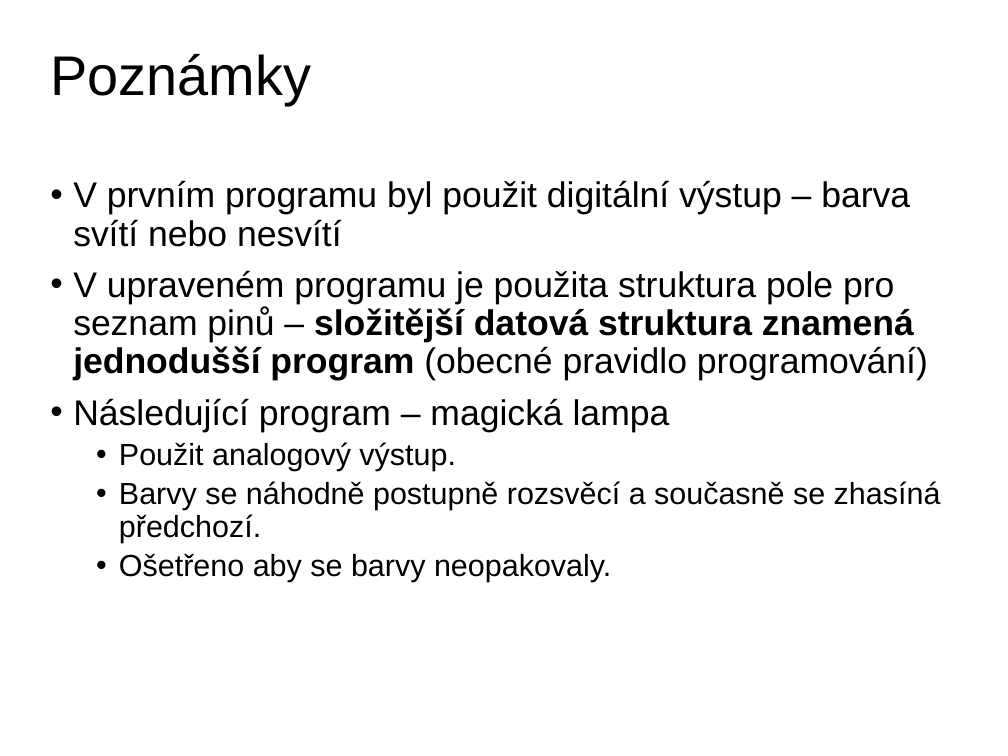
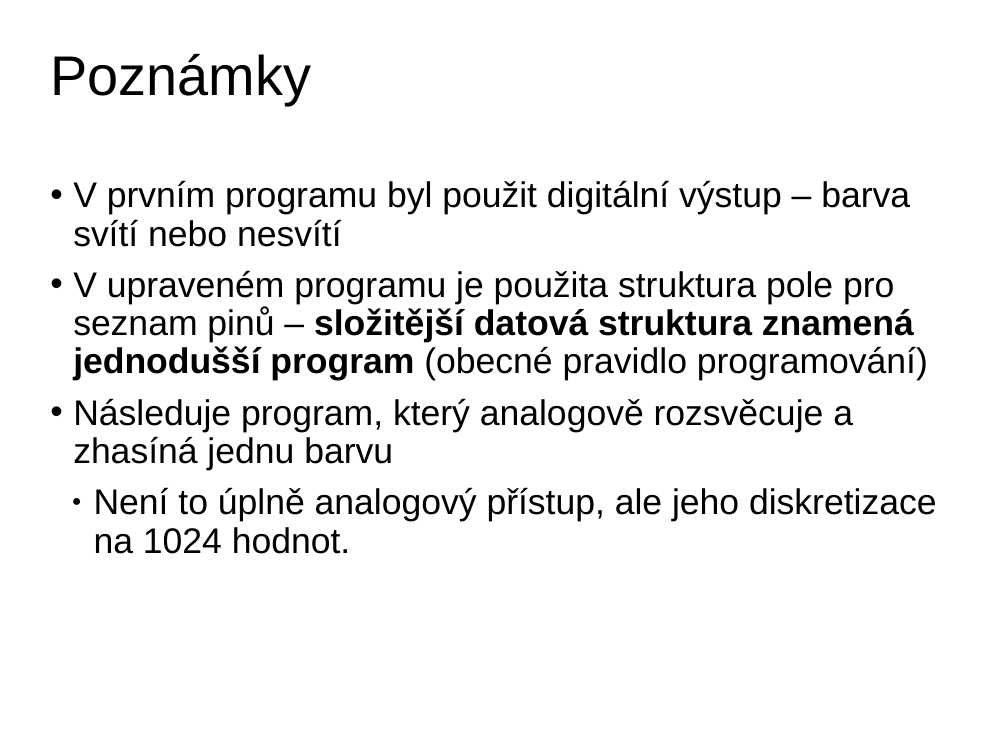
Before and after one commit to jipech/PRIM-microbit, a slide deck: slide 7 of 06-Periferie/01_Pro_ucitele/Prezentace/61-periferie-tribarevna_dioda.pptx. Drawn at 1008x756 pixels with LibreOffice and Linux fonts; fonts in the diff are those of the drawing; background and template pictures are left out. Boxes give left, top, right and bottom in pixels: in the first picture for what was removed or moved away, otherwise in the second. Text is boxed around its words. In the diff, an @@ line names an element or a change of style, - is before the commit and + after.

```diff
--- a/06-Periferie/01_Pro_ucitele/Prezentace/61-periferie-tribarevna_dioda.pptx
+++ b/06-Periferie/01_Pro_ucitele/Prezentace/61-periferie-tribarevna_dioda.pptx
@@ text at box(73, 398, 936, 554): text changed; size 24 to 28 pt @@
-• Následující program – magická lampa
-  • Použit analogový výstup.
-  • Barvy se náhodně postupně rozsvěcí a současně se zhasíná předchozí.
-  • Ošetřeno aby se barvy neopakovaly.
+• Následuje program, který analogově rozsvěcuje a zhasíná jednu barvu
+  ● Není to úplně analogový přístup, ale jeho diskretizace na 1024 hodnot.
```
Also in this commit, not shown: 4 other slides changed, 31 other files.
